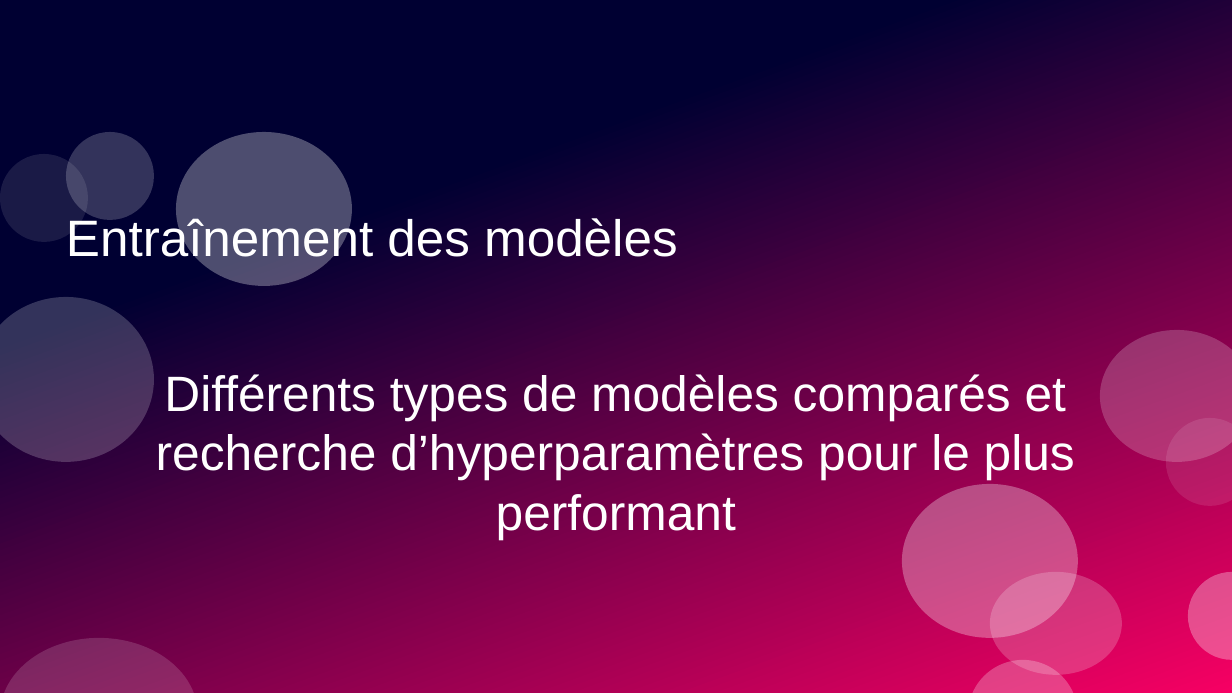
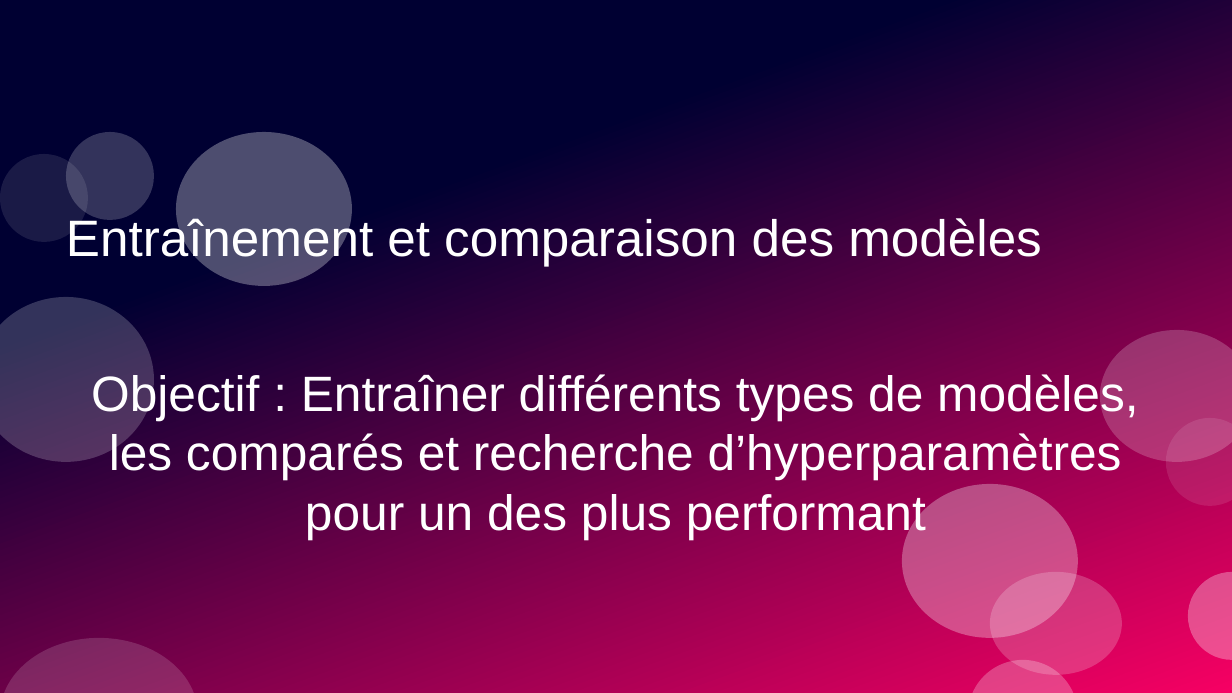
Before and after one commit to Apinsun/Projet3, a slide deck: slide 14 of présentation.odp (slide 11 before the commit). Drawn at 1232x693 pixels with LibreOffice and Linux fonts; fonts in the diff are those of the drawing. Boxes give left, top, right and bottom in pixels: in the first picture for what was removed or moved away, otherwise in the second. Text is boxed around its words. In the diff, an @@ line names an element or a change of style, - is before the commit and + after.

```diff
--- a/présentation.odp
+++ b/présentation.odp
@@ title at bbox=[66, 216, 1042, 267]: text changed @@
-Entraînement des modèles
+Entraînement et comparaison des modèles
@@ subtitle at bbox=[91, 371, 1138, 539]: text changed @@
-Différents types de modèles comparés et recherche d’hyperparamètres pour le plus performant
+Objectif : Entraîner différents types de modèles, les comparés et recherche d’hyperparamètres pour un des plus performant
```
Also in this commit, not shown: 12 other slides changed, 8 slides added, 2 slides removed, 1 other file.
